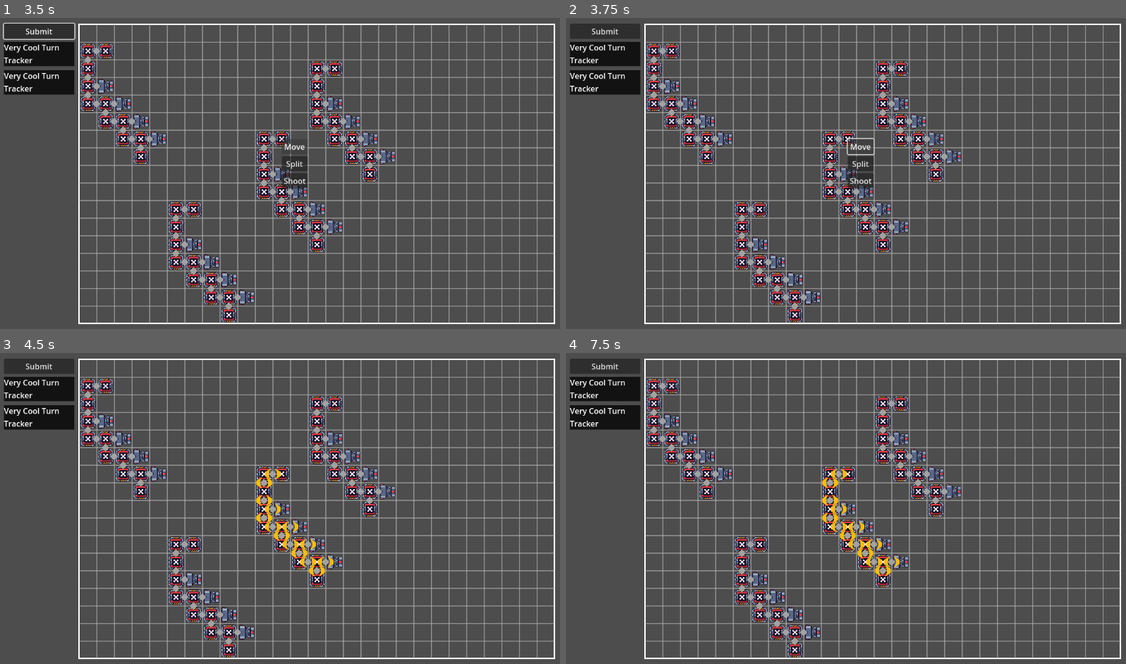
Above: before the commit, frames 1-4 (two rows, left to right).
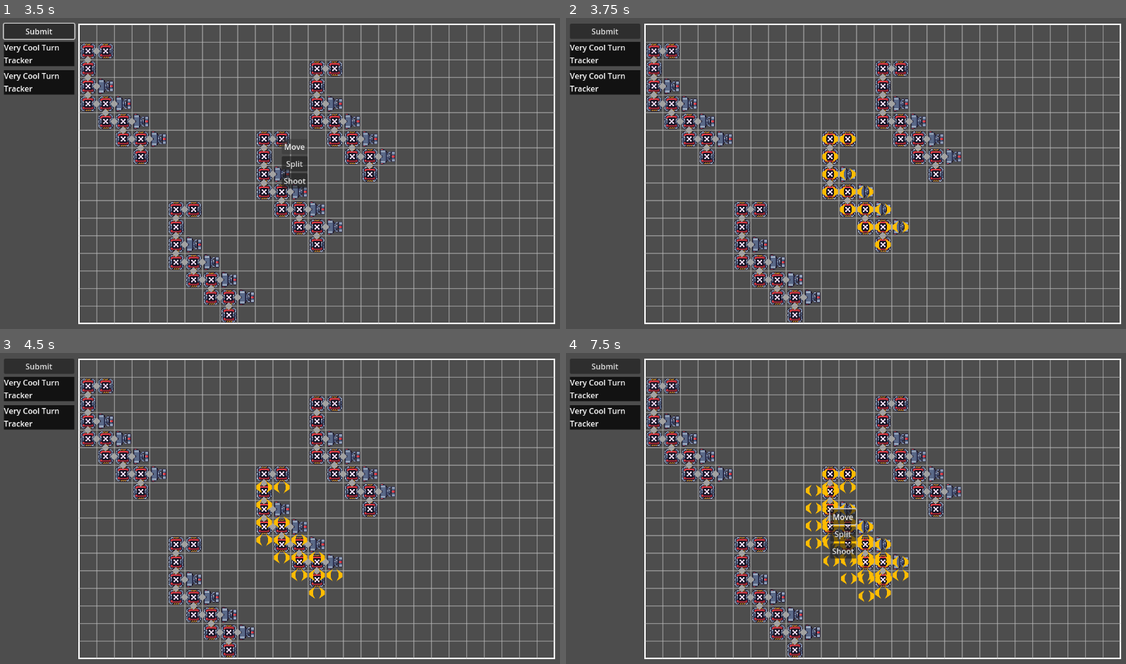
Above: after the commit, the same moments.

Repository: Retorikal/Nanodrone
Game: Godot game, scene res://Game/GameSession.tscn
Two runs of this game, one before a commit and one after it. Both use one fixed random seed, a clock stepped at 60 frames per second and the inputs below.
Inputs (mouse positions are in pixels of both pictures, inside the frame that each line leads up to):
- Up to frame 1 (3.5 s): click "Submit" at 0.5 s; click "Submit" at 1.25 s; click "Submit" at 2 s; tap Enter at 2.75 s; move the mouse to (280, 139) at 2.77 s; click (280, 139) at 2.92 s
- Up to frame 2 (3.75 s): click "Move" at 3.5 s
- Up to frame 3 (4.5 s): click (296, 499) at 4.25 s, where only the run before the commit has a clickable "Split"
- Up to frame 4 (7.5 s): tap Space at 5 s; move the mouse to (829, 492) at 5.02 s; click (829, 492) at 5.17 s; click (840, 533) at 5.75 s, where only the run after the commit has a clickable "Shoot"; click (840, 499) at 6.5 s, where only the run after the commit has a clickable "Move"; tap Enter at 7.25 s; move the mouse to (829, 508) at 7.27 s; click (829, 508) at 7.42 s

Frame 1 is identical in both runs. In frame 2, 1.1% of the frame differs, in the area x 45-62%, y 36-75%; in frame 3, 1.0%; in frame 4, 2.1%, in the area x 42-62%, y 36-81%.

Commit message:
Added move mechanic

Diff:
--- a/Game/GameSession.tscn
+++ b/Game/GameSession.tscn
@@ -21,6 +21,7 @@
 [node name="Highlighter" type="Node2D" parent="ControllerUI"]
 script = ExtResource("4_bqxx2")
 dots = ExtResource("5_rinqf")
+state = null
 
 [node name="ControllerAI" type="Node2D" parent="."]
 script = ExtResource("3_u83lr")
@@ -125,4 +126,5 @@
 [connection signal="drone_clicked" from="LevelManager" to="GameUI" method="_on_drone_click"]
 [connection signal="resolve" from="GameUI" to="LevelManager" method="_on_resolve"]
 [connection signal="button_up" from="GameUI/UI/Sidebar/Submit" to="GameUI" method="_on_resolve_click"]
+[connection signal="pressed" from="GameUI/UI/SelectorBox/Move" to="GameUI" method="_on_move_click"]
 [connection signal="pressed" from="GameUI/UI/SelectorBox/Split" to="GameUI" method="_on_split_click"]
--- a/Scripts/Controller/ControllerUI.gd
+++ b/Scripts/Controller/ControllerUI.gd
@@ -18,7 +18,6 @@
   commandables = commandable_drones
 
 func add_command(command: Command):
-  print("Adding ", command.target_drone, command.split_target)
   commands[command.target_drone] = command
 
 func clear_commands():
--- a/Scripts/Managers/LevelManager.gd
+++ b/Scripts/Managers/LevelManager.gd
@@ -88,14 +88,14 @@
 func resolve_commands():
   var resolvable_drones = drones.duplicate(false)
 
-  print("Resolving ", pending_commands.size(), " commands" )
+  print("Resolving ", pending_commands.size(), " commands")
 
   for drone in resolvable_drones:
     if !pending_commands.has(drone):
       continue
 
     var command = pending_commands[drone]
-    print("Doing ", resolvable_drones.size(), " ", command.target_drone, command.split_target)
+    print("Doing ", resolvable_drones.size(), " ", command.target_drone, command.get_class())
 
     if command is MoveCommand:
       move_within_bounds(drone, command.move_target)
@@ -121,10 +121,14 @@
 
 func move_within_bounds(drone: Drone, target: Vector2i):
   var clamped_target = target
-  var dl = drone.global_bbox.position.x - valid_bbox.position.x
-  var dr = valid_bbox.end.x - drone.global_bbox.end.x
-  var dtop = drone.global_bbox.position.y - valid_bbox.position.y
-  var dbot = valid_bbox.end.y - drone.global_bbox.end.y
+  var dpos = target - drone.grid_pos
+  var target_pos_bbox = drone.global_bbox
+  target_pos_bbox.position += dpos
+
+  var dl = target_pos_bbox.position.x - valid_bbox.position.x
+  var dr = valid_bbox.end.x - target_pos_bbox.end.x
+  var dtop = target_pos_bbox.position.y - valid_bbox.position.y
+  var dbot = valid_bbox.end.y - target_pos_bbox.end.y
 
   if dl < 0:
     clamped_target.x -= dl
@@ -135,6 +139,8 @@
   if dbot < 0:
     clamped_target.y += dbot
 
+  print(dl, " ", dr, " ", dtop, " ", dbot)
+
   drone.move(clamped_target)
   pass
 
@@ -144,7 +150,7 @@
 func _on_drone_destroyed(drone: Drone):
   drones.erase(drone)
 
-func _on_drone_clicked(drone:Drone, node: Node2D):
+func _on_drone_clicked(drone: Drone, node: Node2D):
   drone_clicked.emit(drone, node)
 
 func _on_command_ready(commands: Array[Command]):
--- a/Scripts/UI/GameUI.gd
+++ b/Scripts/UI/GameUI.gd
@@ -3,7 +3,7 @@
 
 signal resolve()
 
-enum State{DEFAULT, SELECTING, SELECTING_MOVE, SELECTING_SPLIT, WAITING}
+enum State {DEFAULT, SELECTING, SELECTING_MOVE, SELECTING_SPLIT, WAITING}
 
 @export var controller: ControllerUI
 @export var state: State = State.DEFAULT
@@ -27,14 +27,14 @@
   state = State.DEFAULT
   pass
 
-func focus_selection(drone: Drone, component:Node2D):
+func focus_selection(drone: Drone, component: Node2D):
   selected_drone = drone
   selector.position = get_viewport().get_mouse_position()
 
 func defocus_selection():
   selector.position = Vector2(-1000, 0)
 
-func _on_drone_click(drone:Drone, component: Node2D):
+func _on_drone_click(drone: Drone, component: Node2D):
   if not drone in controller.commandables:
     return
 
@@ -47,15 +47,16 @@
       split_button.disabled = drone.cell_dict.size() < 2
       focus_selection(drone, component)
     State.SELECTING_SPLIT:
-      if not component is Joint:
+      if not component is Joint or not drone == selected_drone:
         return
 
       controller.add_command(SplitCommand.new(selected_drone, component))
-      highlighter.cleanup()
+      highlighter.highlight_joints_finalize(component)
       state = State.DEFAULT
 
 func _on_resolve_click():
   state = State.DEFAULT
+  highlighter.wipe()
   controller.submit_command()
   resolve.emit()
   pass
@@ -64,3 +65,19 @@
   state = State.SELECTING_SPLIT
   highlighter.highlight_joints(selected_drone)
   defocus_selection()
+
+func _on_move_click() -> void:
+  state = State.SELECTING_MOVE
+  highlighter.highlight_drone_spectre(selected_drone)
+  defocus_selection()
+  pass # Replace with function body.
+
+func _input(event):
+  # Mouse in viewport coordinates.
+  match state:
+    State.SELECTING_MOVE:
+      if event is InputEventMouseButton and event.is_pressed():
+        var target = selected_drone.grid_pos + highlighter.dgrid
+        controller.add_command(MoveCommand.new(selected_drone, target))
+        highlighter.highlight_drone_spectre_finalize()
+        state = State.DEFAULT
--- a/Scripts/UI/Highlighter.gd
+++ b/Scripts/UI/Highlighter.gd
@@ -6,27 +6,83 @@
 @export var dots: PackedScene
 @export var state: State = State.IDLE
 
-var highlighters: Array[Node2D] = []
+var hl_cells: Array[Node2D] = []
+var used_hl_cells: Array[Node2D] = []
+var hls: Array[Node2D]
+var active_hl: Node2D
+var click_position: Vector2
+var selected_drone: Drone
+var dgrid: Vector2i
 
 # Called when the node enters the scene tree for the first time.
 func _ready() -> void:
-  for i in range(100):
-    highlighters.append(dots.instantiate())
+  for i in range(300):
+    hl_cells.append(dots.instantiate())
   pass # Replace with function body.
 
 # Called every frame. 'delta' is the elapsed time since the previous frame.
-func _process(delta: float) -> void:
+func _process(_delta: float) -> void:
+  match state:
+    State.HIGHLIGHT_MOVE:
+      var dmouse = get_viewport().get_mouse_position() - click_position
+      dgrid = round(dmouse / selected_drone.grid_stride)
+      var snap_position = (selected_drone.grid_pos + dgrid) * selected_drone.grid_stride
+      active_hl.global_position = active_hl.global_position.lerp(snap_position, 0.5)
   pass
 
+func add_highlighter_cell(hl: Node2D):
+  var hl_cell = hl_cells.pop_back()
+  used_hl_cells.append(hl_cell)
+  hl.add_child(hl_cell)
+  return hl_cell
+
+func get_highlighter(drone: Drone):
+  var hl = Node2D.new()
+  add_child(hl)
+  hl.global_position = drone.global_position
+  hls.append(hl)
+  return hl
+
+func clear_highlighter(hl: Node2D):
+  for cell in hl.get_children():
+    hl.remove_child(cell)
+    hl_cells.append(cell)
+
 func highlight_joints(drone: Drone):
+  state = State.HIGHLIGHT_JOINT
+  active_hl = get_highlighter(drone)
+  active_hl.global_position = drone.global_position
   for joint_key in drone.joint_dict:
     var joint = drone.joint_dict[joint_key]
-    var hl = highlighters.pop_back()
-    add_child(hl)
-    hl.global_position = joint.global_position
+    var hl_cell = add_highlighter_cell(active_hl)
+    print("Moving to ", joint.global_position)
+    hl_cell.global_position = joint.global_position
   pass
 
-func cleanup():
-  for child in get_children():
-    remove_child(child)
-    highlighters.append(child)
+func highlight_joints_finalize(joint: Joint):
+  clear_highlighter(active_hl)
+  var hl = add_highlighter_cell(active_hl)
+  hl.global_position = joint.global_position
+  active_hl = null
+  state = State.IDLE
+
+func highlight_drone_spectre(drone: Drone):
+  state = State.HIGHLIGHT_MOVE
+  active_hl = get_highlighter(drone)
+  selected_drone = drone
+  click_position = get_viewport().get_mouse_position()
+  for cell_key in drone.cell_dict:
+    var cell = drone.cell_dict[cell_key]
+    var hl_cell = add_highlighter_cell(active_hl)
+    hl_cell.global_position = cell.global_position
+
+func highlight_drone_spectre_finalize():
+  active_hl = null
+  state = State.IDLE
+
+func wipe():
+  for hl in hls:
+    clear_highlighter(hl)
+    hl.queue_free()
+
+  hls.clear()
